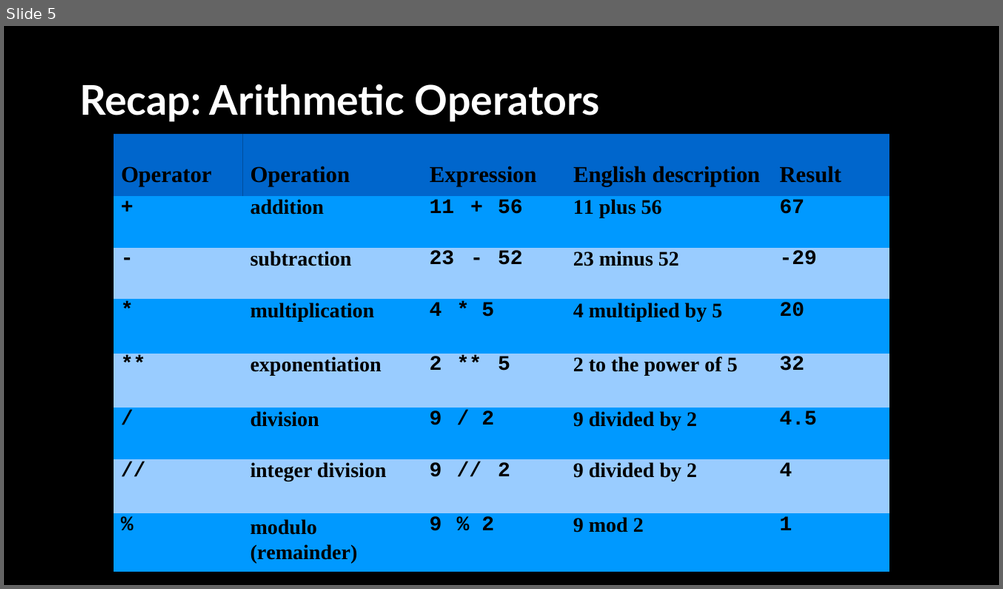
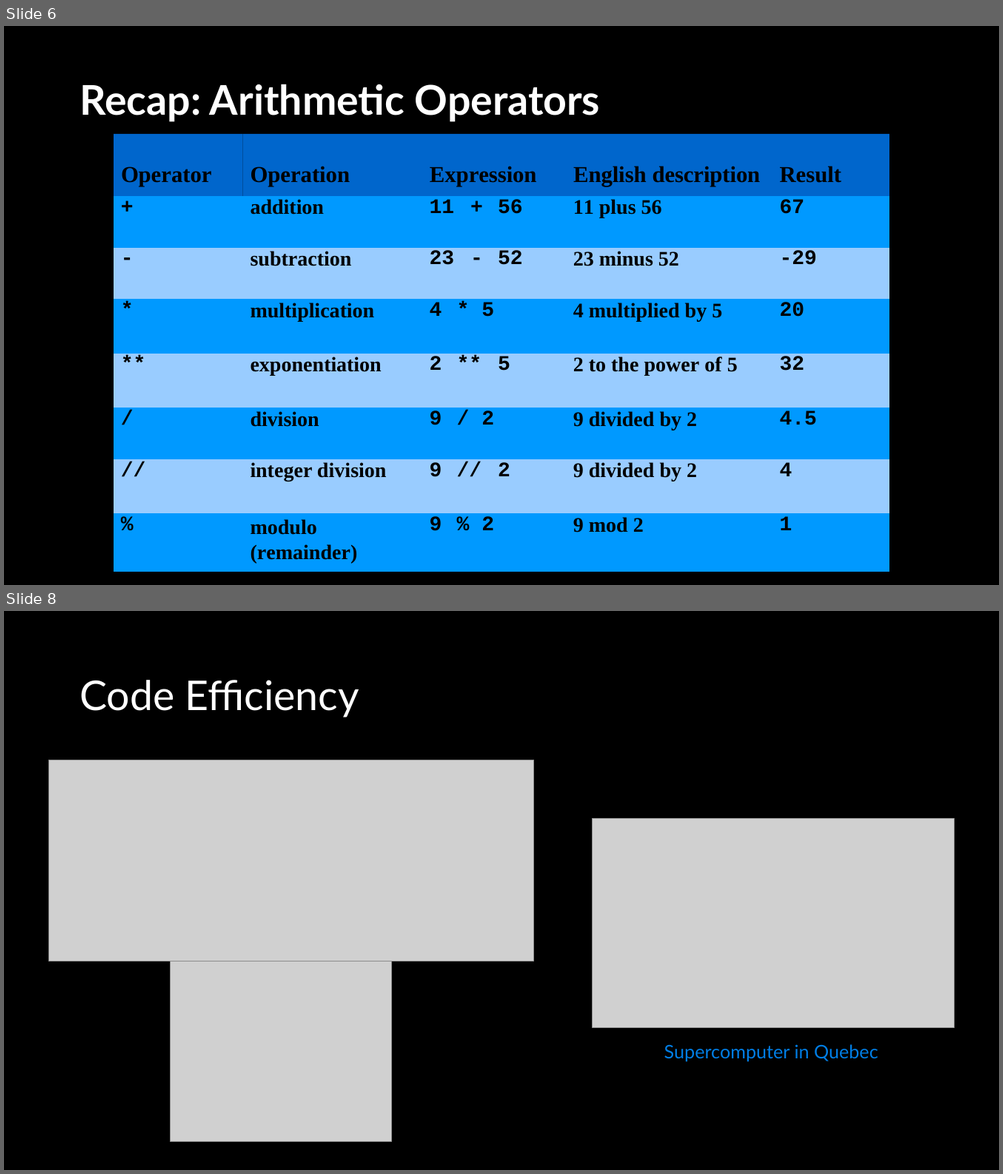
Before and after one commit to APS106/APS106-winter-2022-material, a slide deck: lectures/week1/lecture3/slides/week1_lecture3.pptx. Shown one above the other, each under a label of ours: slide 5 before the commit, slides 6 and 8 after it; the slides between them are not shown. The pictures are 1003x589 and 1003x1174 pixels, drawn with LibreOffice and Linux fonts; fonts in the diff are those of the drawing; grey boxes stand for pictures; background and template pictures are left out. Boxes give left, top, right and bottom in pixels: in the first picture for what was removed or moved away, otherwise in the second. Text is boxed around its words. In the diff, an @@ line names an element or a change of style, - is before the commit and + after.

```diff
--- a/lectures/week1/lecture3/slides/week1_lecture3.pptx
+++ b/lectures/week1/lecture3/slides/week1_lecture3.pptx
@@ slide 8 added at bbox=[4, 611, 999, 1170], background picture (left out) @@
@@ title added at bbox=[79, 680, 359, 718], 39.6 pt, text #FFFFFF @@
+Code Efficiency
@@ picture added at bbox=[48, 760, 534, 962] @@
@@ picture added at bbox=[592, 819, 954, 1028] @@
@@ picture added at bbox=[170, 962, 391, 1142] @@
@@ text added at bbox=[664, 1045, 878, 1062], 18 pt, text #017EE5 @@
+Supercomputer in Quebec
@@ what was slide 5 is now slide 6 @@
```
Also in this commit, not shown: 5 slides changed, 5 other slides added, 1 slide removed, 13 other files.
